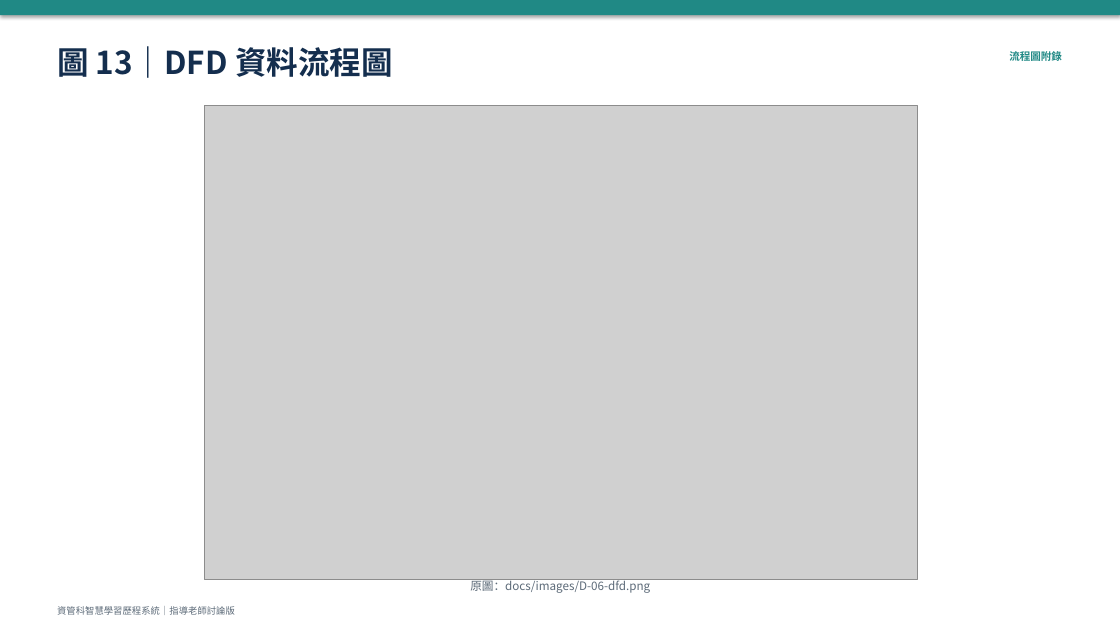
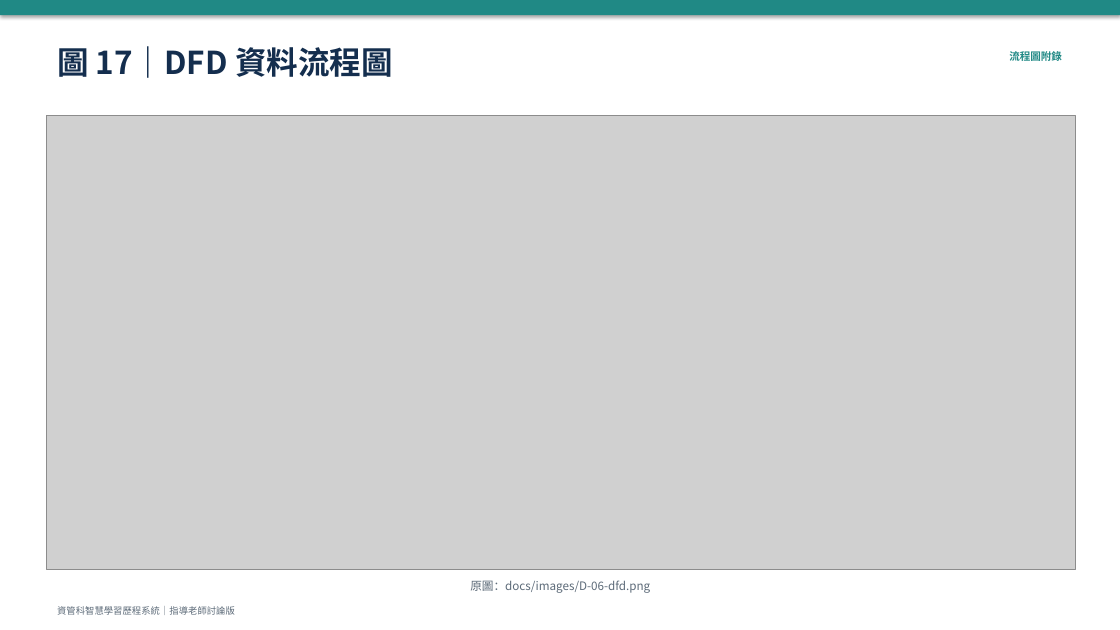
Before and after one commit to vujhdcusa/1028, a slide deck: slide 18 of docs/08_簡報/AI_流程圖彙整_2026-10-10.pptx (slide 14 before the commit). Drawn at 1120x630 pixels with LibreOffice and Linux fonts; fonts in the diff are those of the drawing; grey boxes stand for pictures. Boxes give left, top, right and bottom in pixels: in the first picture for what was removed or moved away, otherwise in the second. Text is boxed around its words. In the diff, an @@ line names an element or a change of style, - is before the commit and + after.

```diff
--- a/docs/08_簡報/AI_流程圖彙整_2026-10-10.pptx
+++ b/docs/08_簡報/AI_流程圖彙整_2026-10-10.pptx
@@ text at bbox=[57, 42, 393, 83]: text changed @@
-圖 13｜DFD 資料流程圖
+圖 17｜DFD 資料流程圖
@@ picture: place and size @@
-picture at bbox=[204, 105, 918, 580]
+picture at bbox=[46, 115, 1075, 570]
```
Also in this commit, not shown: 17 other slides changed, 4 slides added, 56 other files.
